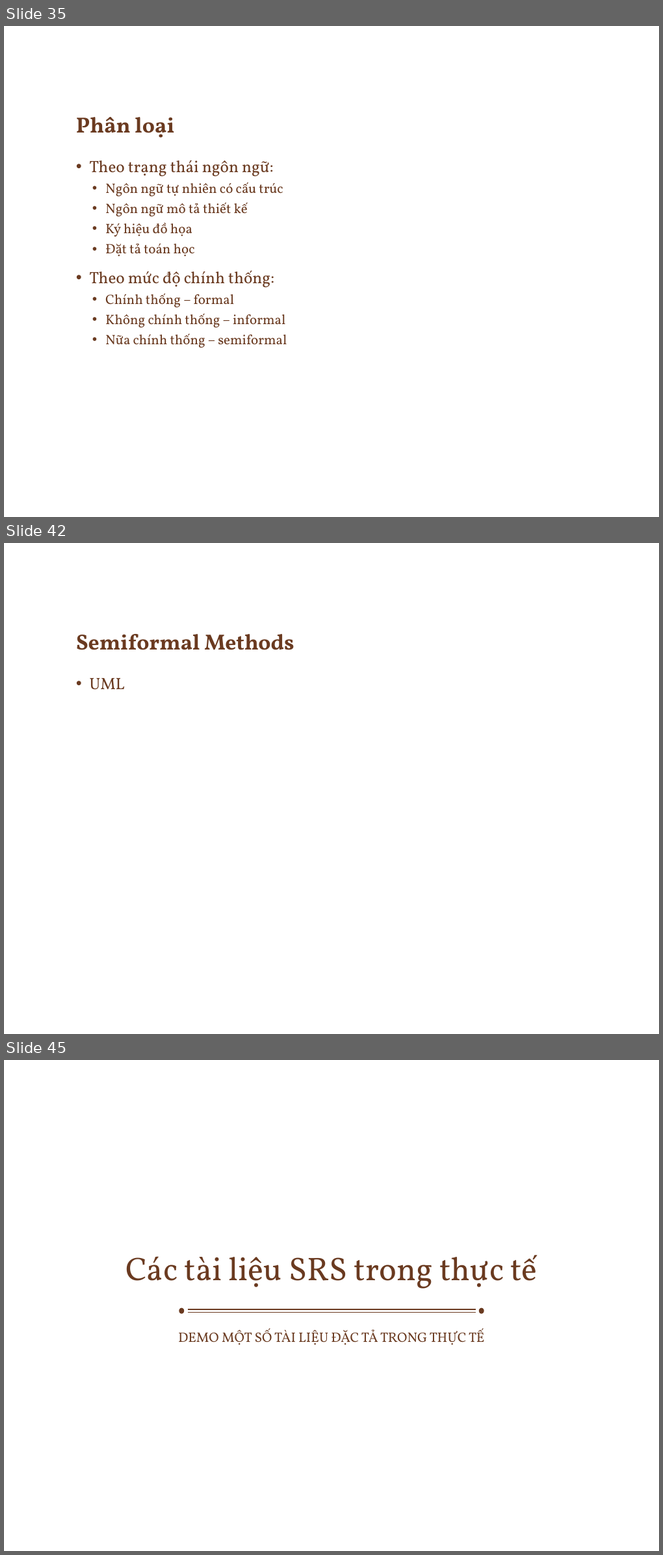
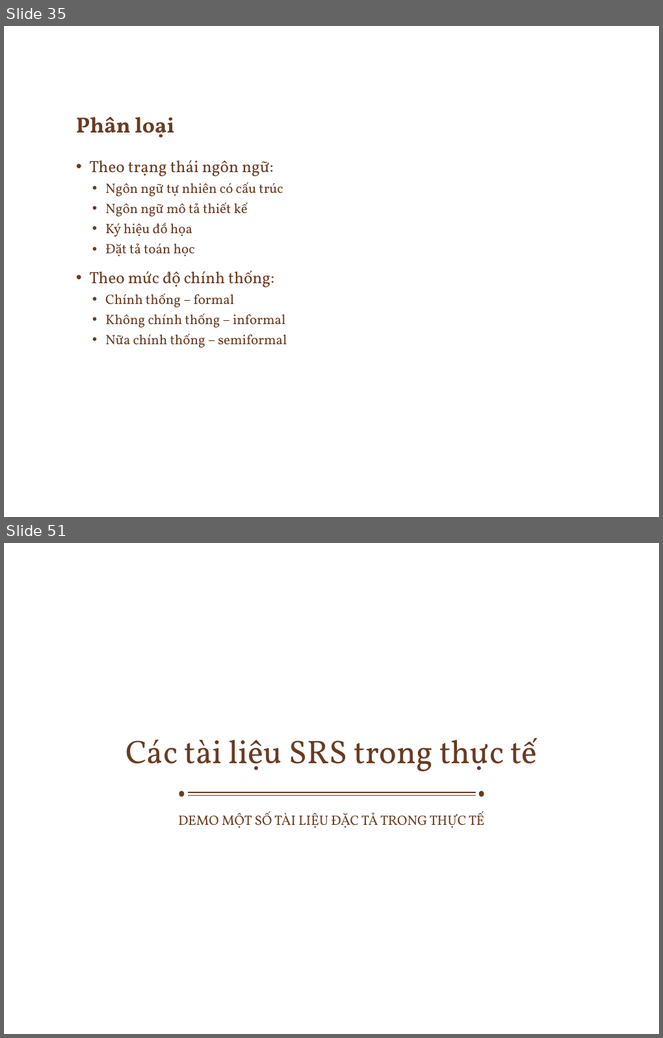
Before and after one commit to ChrisJamison/seminar_cnpm, a slide deck: Seminar/Software Requirement.pptx. Shown one above the other, each under a label of ours: slides 35, 42 and 45 before the commit, slides 35 and 51 after it; the slides between them are not shown. The pictures are 663x1555 and 663x1038 pixels, drawn with LibreOffice and Linux fonts; fonts in the diff are those of the drawing; background and template pictures are left out. Boxes give left, top, right and bottom in pixels: in the first picture for what was removed or moved away, otherwise in the second. Text is boxed around its words. In the diff, an @@ line names an element or a change of style, - is before the commit and + after.

```diff
--- a/Seminar/Software Requirement.pptx
+++ b/Seminar/Software Requirement.pptx
@@ slide 42 removed at [4,543,659,1034], background picture (left out) @@
@@ title removed at [76,634,294,650] @@
-Semiformal Methods
@@ text removed at [89,678,125,690] @@
-• UML
@@ what was slide 45 is now slide 51 @@
```
Also in this commit, not shown: 7 slides changed, 9 slides added, 2 other slides removed.
